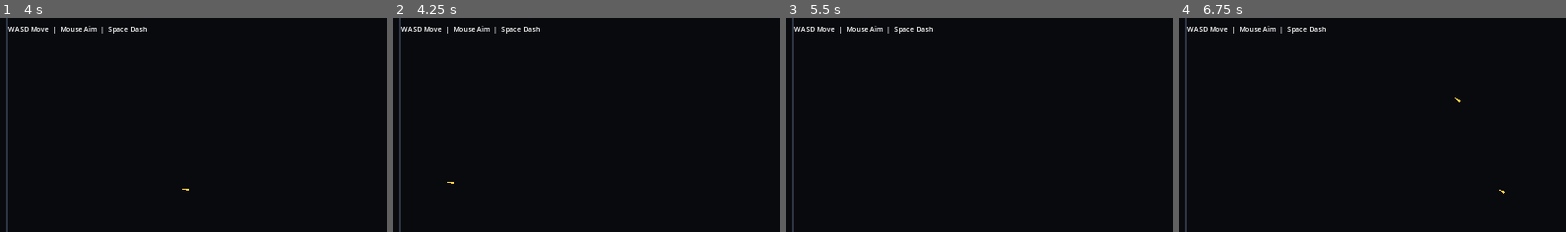
Above: before the commit, frames 1-4 (left to right).
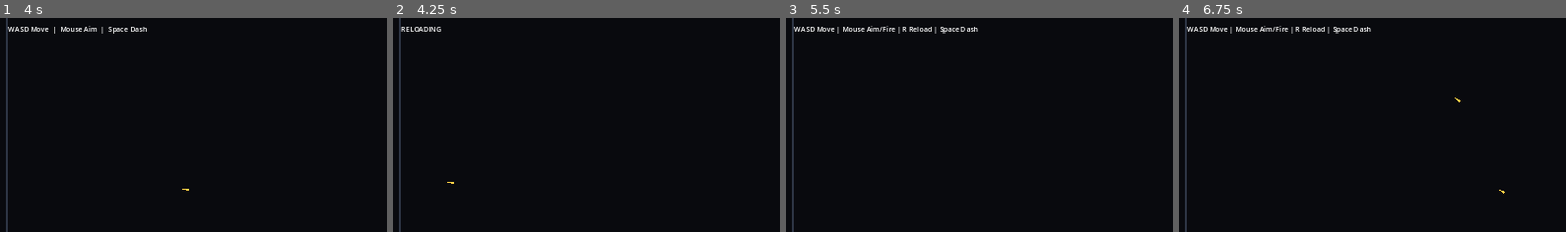
Above: after the commit, the same moments.

Repository: donly987647-max/Topdown-roguelite
Game: Godot game, scene res://scenes/main/Main.tscn
Two runs of this game, one before a commit and one after it. Both use one fixed random seed, a clock stepped at 60 frames per second and the inputs below.
Inputs (mouse positions are % of the whole screen's width and height, from its top left):
- Up to frame 1 (4 s): tap Enter at 0.5 s; move the mouse to (72, 45) at 0.52 s; hold D (move_right) 0.53-1.25 s; tap Space (dash) at 0.6, 2.1, 3.5, 3.6 s; click (72, 45) at 0.67 s; drag from (30, 55) to (70, 50) at 1.27 s; move the mouse to (60, 27) at 2.02 s; hold D (move_right) 2.03-2.75 s; click (60, 27) at 2.17 s; drag from (45, 71) to (45, 2) at 2.77 s; move the mouse to (81, 66) at 3.52 s; hold A (move_left) from 3.53 s (still down); click (81, 66) at 3.67 s
- Up to frame 2 (4.25 s): keep holding A (move_left); tap R (reload) at 4.15 s
- Up to frame 3 (5.5 s): release A (move_left) at 4.25 s; drag from (20, 35) to (35, 24) at 4.27 s; tap Enter at 5 s; move the mouse to (55, 50) at 5.02 s; hold S (move_down) from 5.03 s (still down); tap Space (dash) at 5.1 s; click (55, 50) at 5.17 s
- Up to frame 4 (6.75 s): release S (move_down) at 5.75 s; drag from (35, 24) to (30, 55) at 5.77 s; tap Space (dash) at 6.5, 6.6 s; move the mouse to (72, 45) at 6.52 s; hold W (move_up) from 6.53 s (still down); click (72, 45) at 6.67 s
The pictures show only the part of the screen within x 0-50%, y 4-54%; the shares and areas given below are measured in that part.

Frame 1 is identical in both runs. In frame 2, 0.5% of the frame differs, in the area x 2-38%, y 3-8%; in frame 3, 0.6%, in the area x 13-50%, y 3-8%; in frame 4, 0.6%.
Error after the commit: Invalid assignment of property or key 'text' with value of type 'String' on a base object of type 'null instance'. (res://scripts/main/main.gd:27)

Commit message:
Wire combat lab HUD and status

Diff:
--- a/scripts/main/main.gd
+++ b/scripts/main/main.gd
@@ -1,4 +1,33 @@
 extends Node2D
 
+@onready var player: Player = $Player
+@onready var weapon: WeaponController = $Player/AimPivot/CombatController
+@onready var hp_label: Label = $HUD/HP
+@onready var ammo_label: Label = $HUD/Ammo
+@onready var reload_bar: ProgressBar = $HUD/ReloadBar
+@onready var status_label: Label = $HUD/Status
+
 func _ready() -> void:
-	print("LAST MAGAZINE: fresh rebuild booted")
+	print("LAST MAGAZINE: M1 combat lab booted")
+	weapon.ammo_changed.connect(_on_ammo_changed)
+	weapon.reload_started.connect(_on_reload_started)
+	weapon.reload_finished.connect(_on_reload_finished)
+	_on_ammo_changed(weapon.ammo, weapon.magazine_capacity)
+	reload_bar.visible = false
+
+func _process(_delta: float) -> void:
+	hp_label.text = "HP  %d / %d" % [roundi(player.health), roundi(player.max_health)]
+	if weapon.is_reloading():
+		reload_bar.visible = true
+		reload_bar.value = weapon.reload_progress() * 100.0
+	else:
+		reload_bar.visible = false
+
+func _on_ammo_changed(current: int, capacity: int) -> void:
+	ammo_label.text = "AMMO  %02d / %02d" % [current, capacity]
+
+func _on_reload_started(_duration: float) -> void:
+	status_label.text = "RELOADING"
+
+func _on_reload_finished() -> void:
+	status_label.text = "WASD Move | Mouse Aim/Fire | R Reload | Space Dash"
